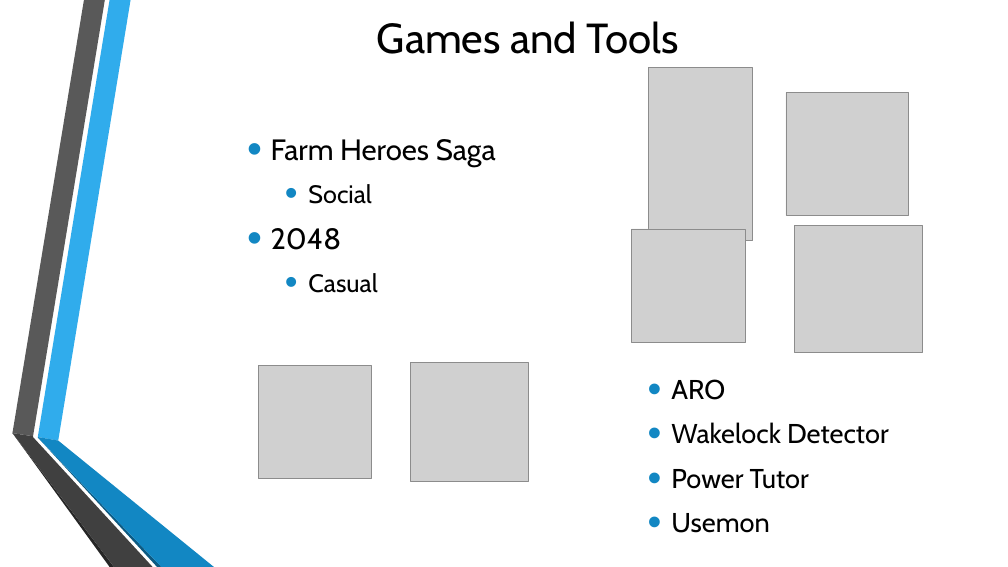
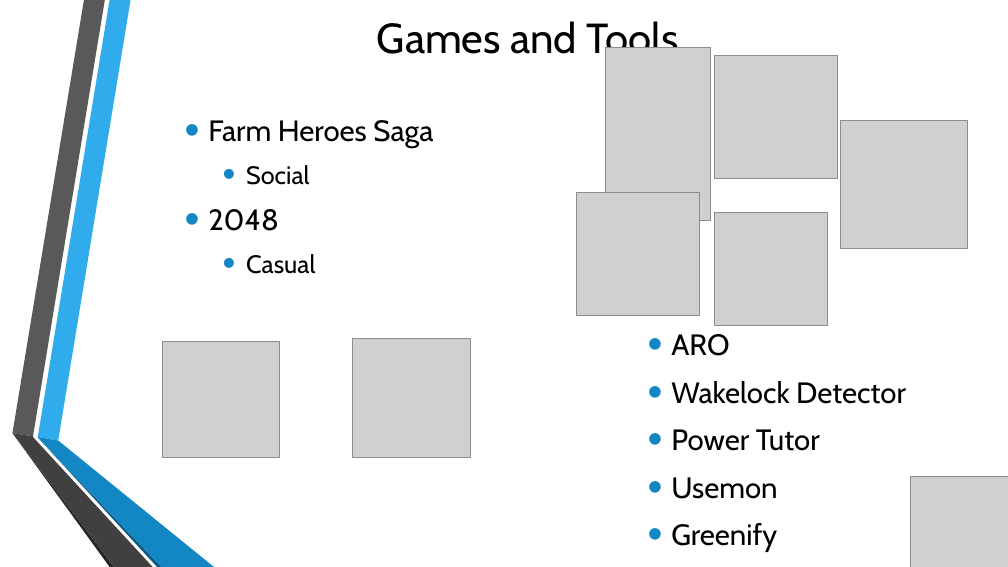
Before and after one commit to milindhg/Hunger_Games-Android_Games_Analysis, a slide deck: slide 12 of Final Report/Android Games Analysis Final Presentation1.pptx (slide 11 before the commit). Drawn at 1008x567 pixels with LibreOffice and Linux fonts; fonts in the diff are those of the drawing; grey boxes stand for pictures; background and template pictures are left out. Boxes give left, top, right and bottom in pixels: in the first picture for what was removed or moved away, otherwise in the second. Text is boxed around its words. In the diff, an @@ line names an element or a change of style, - is before the commit and + after.

```diff
--- a/Final Report/Android Games Analysis Final Presentation1.pptx
+++ b/Final Report/Android Games Analysis Final Presentation1.pptx
@@ picture: place and size @@
-picture at <box>648,67,753,240</box>
+picture at <box>606,47,711,220</box>
@@ picture: place and size @@
-picture at <box>786,93,909,216</box>
+picture at <box>715,55,837,178</box>
@@ text "Farm Heroes Saga": place and size @@
-text "Farm Heroes Saga" at <box>271,139,496,293</box>
+text "Farm Heroes Saga" at <box>208,120,433,274</box>
@@ picture: place and size @@
-picture at <box>795,225,923,352</box>
+picture at <box>840,121,968,248</box>
@@ picture added at <box>576,192,699,315</box> @@
@@ picture: place and size @@
-picture at <box>632,229,746,343</box>
+picture at <box>715,212,828,326</box>
@@ text "ARO": place and size @@
-text "ARO" at <box>671,379,889,533</box>
+text "ARO" at <box>671,334,906,552</box>
@@ picture: place and size @@
-picture at <box>259,365,371,478</box>
+picture at <box>163,342,279,458</box>
@@ picture: place and size @@
-picture at <box>411,362,529,481</box>
+picture at <box>352,339,470,457</box>
@@ text at <box>671,334,906,499</box>: size 25.9 to 28 pt in "ARO", "Wakelock Detector", "Power Tutor", "Usemon" @@
@@ picture added at <box>910,477,1008,567</box> @@
@@ text at <box>671,523,777,552</box>: paragraph added @@
+• Greenify
```
Also in this commit, not shown: 25 other slides changed, 4 slides added, 3 slides removed, 1 other file.
